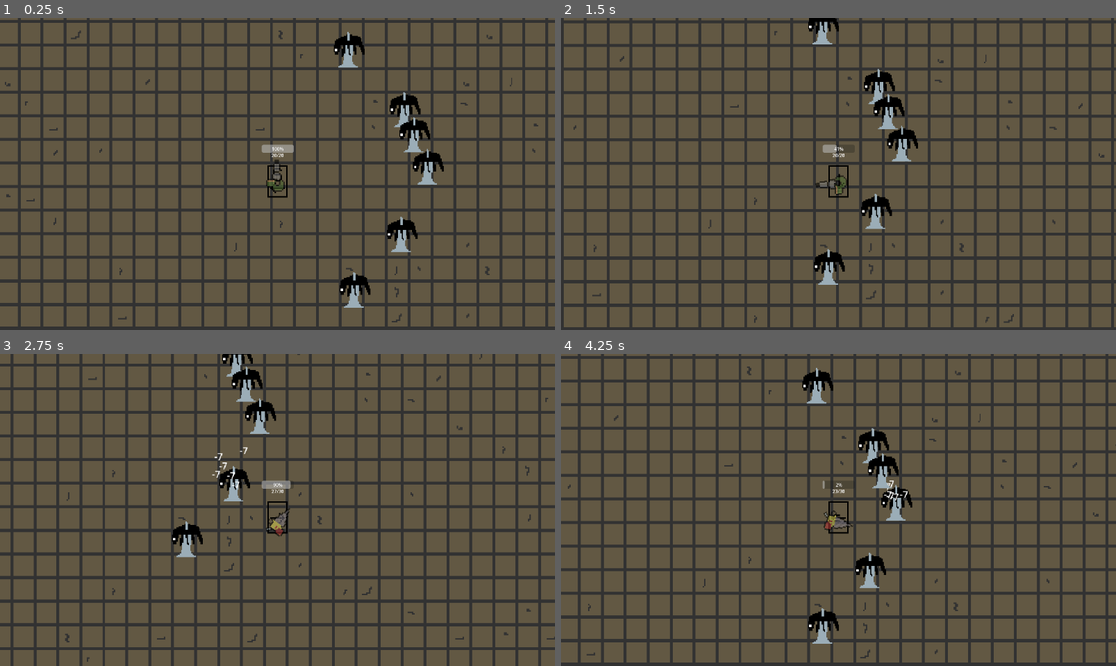
Above: before the commit, frames 1-4 (two rows, left to right).
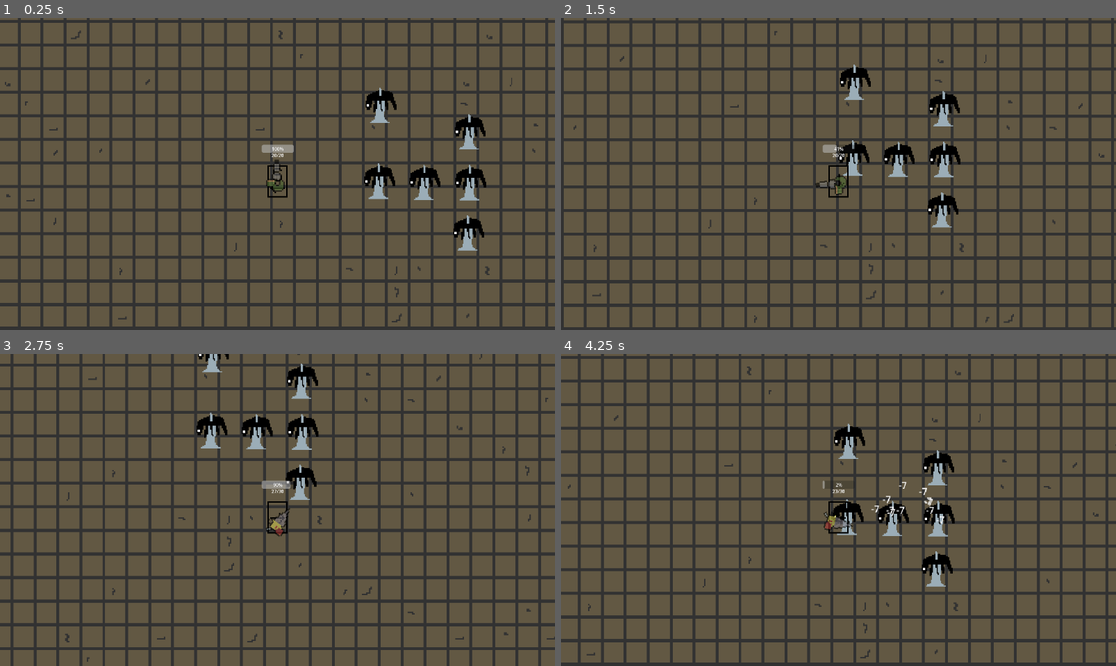
Above: after the commit, the same moments.

Repository: NikitinMaksim/Coursework_2023
Game: Godot game, scene res://Main_scene.tscn
Same seed, same stepped clock (60 frames per second), same inputs: the game is played once before the commit and once after it.
Inputs (mouse positions are in pixels of both pictures, inside the frame that each line leads up to):
- Up to frame 1 (0.25 s): no input
- Up to frame 2 (1.5 s): tap Enter at 0.5 s; move the mouse to (960, 158) at 0.52 s; press the mouse at (960, 158) at 0.53 s; hold D (move_right) 0.53-1.28 s; move the mouse to (727, 189) at 1.27 s; release the mouse at (727, 189) at 1.28 s; hold S (move_down) from 1.28 s (still down); click (727, 189) at 1.35 s
- Up to frame 3 (2.75 s): move the mouse to (333, 441) at 2.02 s; release S (move_down) at 2.03 s; press the mouse at (333, 441) at 2.03 s; hold D (move_right) from 2.03 s (still down); tap E (swap_weapon) at 2.1 s
- Up to frame 4 (4.25 s): move the mouse to (810, 572) at 2.77 s; release D (move_right) at 2.78 s; release the mouse at (810, 572) at 2.78 s; hold W (move_up) 2.78-3.53 s; click (810, 572) at 2.85 s; move the mouse to (1005, 556) at 3.52 s; press the mouse at (1005, 556) at 3.53 s; hold A (move_left) from 3.53 s (still down); tap R (reload) at 4.15 s

The runs differ from the first frame. In frame 1, 4.0% of the frame differs, in the area x 60-88%, y 4-93%; in frame 2, 3.9%; in frame 3, 3.4%; in frame 4, 4.1%, in the area x 43-71%, y 4-93%.
Error in both runs: Invalid assignment of property or key 'max_pierce' with value of type 'int' on a base object of type 'Node2D (bullet.gd)'. (res://Player/Player.gd:69)

Commit message:
Weapons done

Diff:
--- a/Turn up the heat/Main_scene.tscn
+++ b/Turn up the heat/Main_scene.tscn
@@ -229,19 +229,19 @@
 layer_0/tile_data = PackedInt32Array(786455, 0, 3, 720919, 0, 3, 655383, 0, 3, 589847, 0, 3, 524311, 0, 3, 458775, 6553 …(26055 unchanged characters)…
 
 [node name="Target_dummy" parent="." instance=ExtResource("3_jq3h0")]
-position = Vector2(269.144, -387.718)
+position = Vector2(533.248, 61.6825)
 
 [node name="Target_dummy2" parent="." instance=ExtResource("3_jq3h0")]
-position = Vector2(545.344, 8.81178)
+position = Vector2(374.987, 57.7661)
 
 [node name="Target_dummy3" parent="." instance=ExtResource("3_jq3h0")]
-position = Vector2(453.613, 237.918)
+position = Vector2(692.517, 62.6615)
 
 [node name="Target_dummy4" parent="." instance=ExtResource("3_jq3h0")]
-position = Vector2(289.305, 425.903)
+position = Vector2(685.46, 233.023)
 
 [node name="Target_dummy5" parent="." instance=ExtResource("3_jq3h0")]
-position = Vector2(463.694, -185.047)
+position = Vector2(380.027, -199.734)
 
 [node name="Target_dummy6" parent="." instance=ExtResource("3_jq3h0")]
-position = Vector2(497.967, -99.8668)
+position = Vector2(690.501, -109.658)
--- /dev/null
+++ b/Turn up the heat/Player/Muzzle.gd
@@ -0,0 +1,4 @@
+extends Marker2D
+
+func _on_player_change_offset(x):
+	position.x = x
--- a/Turn up the heat/Player/Player.gd
+++ b/Turn up the heat/Player/Player.gd
@@ -58,8 +58,8 @@
 		anitree["parameters/Walk/blend_position"] = direction
 
 func shoot():
-	clip -= 1
 	var weapon = weapons[current_gun]
+	clip -= weapon.fire_cost
 	for x in weapon.projectiles_fired:
 		var projectile = weapons[current_gun].projectile.instantiate()
 		var spread = weapon.spread
@@ -79,6 +79,8 @@
 		owner.add_child(projectile)
 	timer_between_shots.start()
 	update_magazine_label()
+	if clip<=0:
+		reload()
 
 func change_gun(choosen_gun: int):
 	var weapon = weapons[choosen_gun]
@@ -87,6 +89,7 @@
 	gun.texture = weapon.texture
 	max_clip = weapon.clip
 	store = clip
+	change_offset.emit(weapon.x_offset)
 	clip = second_weapon_clip
 	second_weapon_clip = store
 	timer_between_shots.wait_time = 1/weapon.bullets_per_second
--- a/Turn up the heat/Player/Player.tscn
+++ b/Turn up the heat/Player/Player.tscn
@@ -6,6 +6,7 @@
 [ext_resource type="Resource" uid="uid://7fhe6gupp5ys" path="res://Resources/Drill.tres" id="3_wvggi"]
 [ext_resource type="Script" path="res://Player/Gun.gd" id="4_koxme"]
 [ext_resource type="Texture2D" uid="uid://v7iy0etlfafx" path="res://Temp_images/Gun.png" id="5_lbhw0"]
+[ext_resource type="Script" path="res://Player/Muzzle.gd" id="7_6pfxh"]
 [ext_resource type="Script" path="res://Player/ReloadProgressBar.gd" id="7_45pkp"]
 
 [sub_resource type="RectangleShape2D" id="RectangleShape2D_17h1f"]
@@ -257,6 +258,7 @@
 
 [node name="Marker2D" type="Marker2D" parent="Gun"]
 position = Vector2(15, 0)
+script = ExtResource("7_6pfxh")
 
 [node name="Timer_between_shots" type="Timer" parent="."]
 wait_time = 0.5
@@ -290,5 +292,5 @@
 offset_bottom = -72.0
 script = ExtResource("7_45pkp")
 
-[connection signal="change_offset" from="." to="Gun" method="_on_player_change_offset"]
+[connection signal="change_offset" from="." to="Gun/Marker2D" method="_on_player_change_offset"]
 [connection signal="timeout" from="Timer_reload" to="." method="_on_timer_reload_timeout"]
--- a/Turn up the heat/Resources/Bullets/bullet.gd
+++ b/Turn up the heat/Resources/Bullets/bullet.gd
@@ -4,7 +4,7 @@
 @export var max_distance: int = 100
 @export var max_pierce: int = 0
 @export var max_bounces: int = 0
-var current_bounces: int = 1
+var current_bounces: int = 0
 var current_pierce: int = 0
 var attack: float
 var remaining_distance: int = 100
@@ -28,10 +28,11 @@
 		area.damage(attack)
 		current_pierce -= 1
 		if current_pierce<0:
-			if current_bounces<0:
+			if current_bounces<=0:
 				queue_free()
 			else:
 				bounce_to_closest(area)
+				current_bounces-=1
 
 func bounce_to_closest(area: Area2D):
 	var distance_to_closest: float = 0
@@ -40,8 +41,7 @@
 	all_enemy.erase(area)
 	for enemy in all_enemy:
 		var distance = position.distance_to(enemy.position)
-		if distance_to_closest<distance:
+		if distance_to_closest<distance and distance_to_closest>=0:
 			distance_to_closest = distance
 			closest = enemy
-		print(enemy)
-	look_at(closest.position)
+	look_at(closest.get_parent().position)
--- a/Turn up the heat/Resources/Machine_gun.tres
+++ b/Turn up the heat/Resources/Machine_gun.tres
@@ -17,6 +17,6 @@
 bounce = 0
 texture = ExtResource("2_menfp")
 projectile = ExtResource("1_afq8r")
-x_offset = 50
+x_offset = 15
 bullet_speed = 450
 bullet_max_distance = 20000
Not shown: 1 places in Turn up the heat/Player/Player.tscn that only renumber resources
